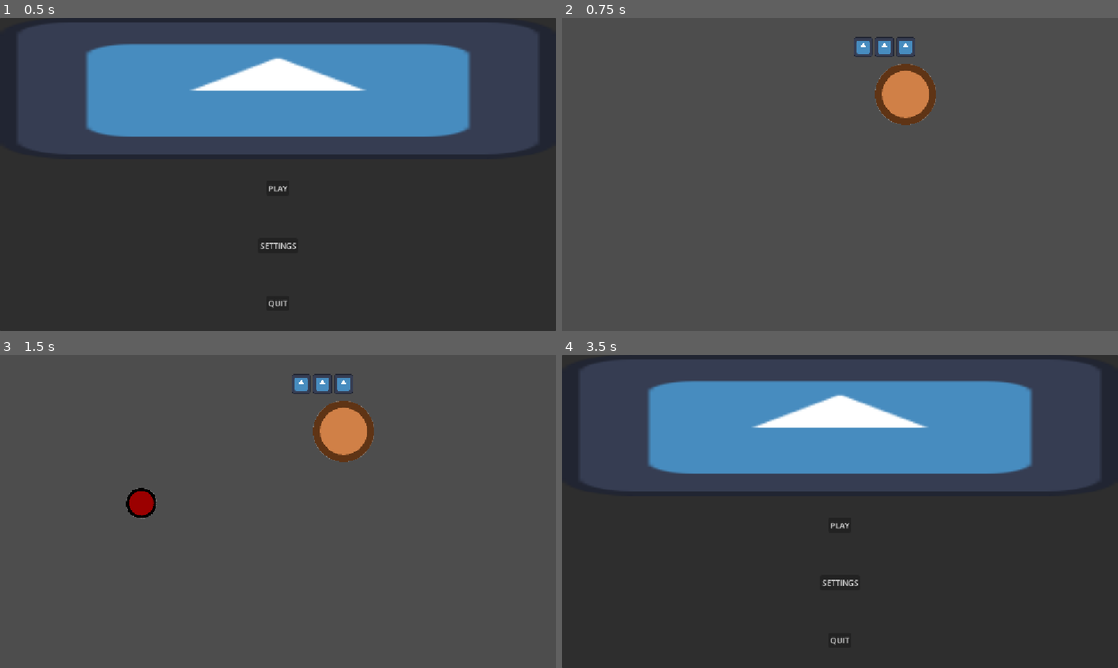
Above: before the commit, frames 1-4 (two rows, left to right).
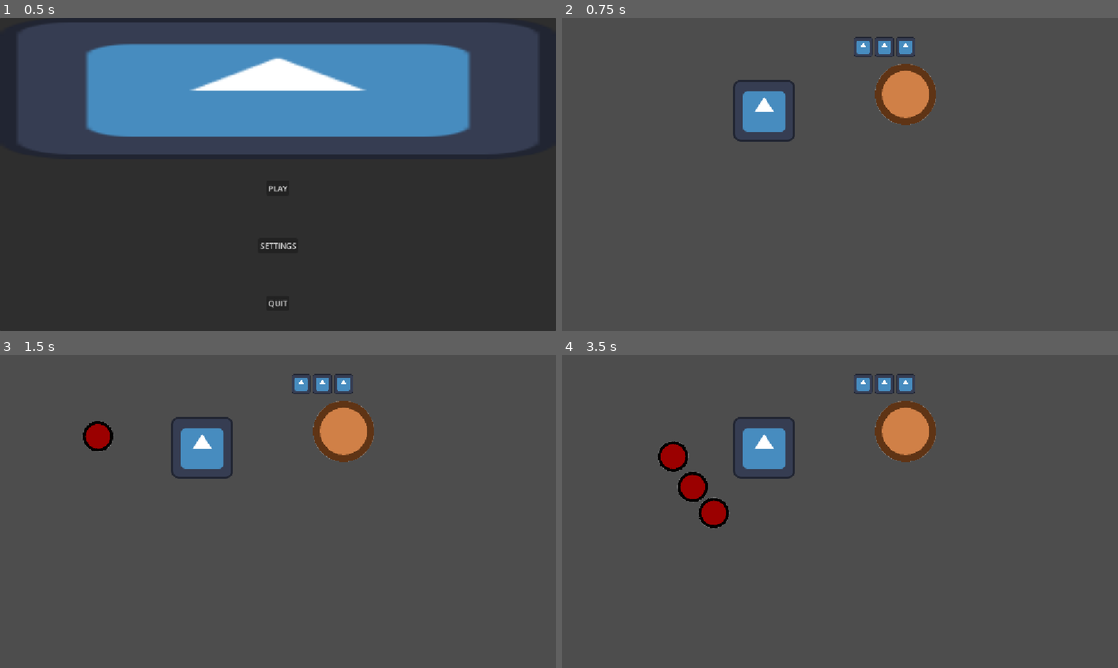
Above: after the commit, the same moments.

Repository: MagnusLucas/BrackeysAugust26
Game: Godot game, scene res://scenes/main_menu.tscn
Same seed, same stepped clock (60 frames per second), same inputs: the game is played once before the commit and once after it. The engine's default icon, where the game draws it, is replaced by a stand-in: a white triangle on a blue panel in a dark square.
Inputs (mouse positions are in pixels of both pictures, inside the frame that each line leads up to):
- Up to frame 1 (0.5 s): no input
- Up to frame 2 (0.75 s): click "PLAY" at 0.5 s
- Up to frame 3 (1.5 s): click (278, 508) at 1.25 s
- Up to frame 4 (3.5 s): click (840, 508) at 2 s; click (840, 508) at 2.75 s

Frame 1 is identical in both runs. In frame 2, 1.3% of the frame differs, in the area x 30-42%, y 19-40%; in frame 3, 2.1%; in frame 4, 81%, in the area x 0-100%, y 0-100%.

Commit message:
Added bullets

Diff:
--- a/components/attack_range.gd
+++ b/components/attack_range.gd
@@ -1,10 +1,6 @@
 @tool
 class_name AttackRange
 extends Area2D
-
-signal enemy_entered_range
-signal enemy_exited_range
-
 
 @export var size := 100.0 : set = _set_size
 var collision_shape: CollisionShape2D
--- a/data/basic_enemy.tres
+++ b/data/basic_enemy.tres
@@ -4,5 +4,5 @@
 
 [resource]
 script = ExtResource("1_hheet")
-speed = 1000
+speed = 100
 metadata/_custom_type_script = "uid://cnr71mbccl4q2"
--- /dev/null
+++ b/data/basic_tower_stats.tres
@@ -0,0 +1,9 @@
+[gd_resource type="Resource" script_class="TowerStats" format=3 uid="uid://tjpah63bte83"]
+
+[ext_resource type="Script" uid="uid://l30wx1ac771v" path="res://data/tower_stats.gd" id="1_e7epm"]
+
+[resource]
+script = ExtResource("1_e7epm")
+see_range = 100.0
+attack_interval = 1.0
+metadata/_custom_type_script = "uid://l30wx1ac771v"
--- a/data/tower_stats.gd
+++ b/data/tower_stats.gd
@@ -1,4 +1,5 @@
 class_name TowerStats
 extends Resource
 
-@export var range: float
+@export var see_range: float
+@export var attack_interval: float
--- a/project.godot
+++ b/project.godot
@@ -25,6 +25,7 @@
 2d_physics/layer_1="tower_attack_range"
 2d_physics/layer_2="enemy"
 2d_physics/layer_3="base"
+2d_physics/layer_4="bullet"
 
 [physics]
 
--- /dev/null
+++ b/scenes/bullet/bullet.gd
@@ -0,0 +1,31 @@
+class_name Bullet
+extends Area2D
+
+const BULLET = preload("uid://ccm10bmhcxkc7")
+
+@export var lifetime_timer: Timer
+var speed := 100.0
+var direction: Vector2
+
+
+static func spawn_bullet(
+		bullet_speed: float, fly_direction: Vector2, lifetime: float) -> Bullet:
+	var bullet: Bullet = BULLET.instantiate()
+	bullet.speed = bullet_speed
+	bullet.direction = fly_direction
+	bullet.lifetime_timer.wait_time = lifetime
+	return bullet
+
+
+func _ready() -> void:
+	lifetime_timer.timeout.connect(queue_free, CONNECT_ONE_SHOT)
+	area_entered.connect(_on_enemy_entered)
+
+
+func _process(delta: float) -> void:
+	global_position += direction * speed * delta
+
+
+func _on_enemy_entered(enemy: Enemy) -> void:
+	enemy.take_damage()
+	queue_free()
--- /dev/null
+++ b/scenes/bullet/bullet.tscn
@@ -0,0 +1,36 @@
+[gd_scene format=3 uid="uid://ccm10bmhcxkc7"]
+
+[ext_resource type="Script" uid="uid://bmyiou3m7ft1g" path="res://components/circle_collision_shape.gd" id="1_7c8un"]
+[ext_resource type="Script" uid="uid://d36sw6jw6p3oj" path="res://scenes/bullet/bullet.gd" id="1_83itf"]
+
+[sub_resource type="CircleShape2D" id="CircleShape2D_83itf"]
+
+[sub_resource type="Gradient" id="Gradient_c6pnf"]
+interpolation_mode = 1
+offsets = PackedFloat32Array(0, 0.71686745)
+colors = PackedColorArray(0, 0, 0, 1, 1, 1, 1, 0)
+
+[sub_resource type="GradientTexture2D" id="GradientTexture2D_g4v7s"]
+gradient = SubResource("Gradient_c6pnf")
+width = 20
+height = 20
+fill = 1
+fill_from = Vector2(0.5, 0.5)
+
+[node name="Bullet" type="Area2D" unique_id=1626648985 node_paths=PackedStringArray("lifetime_timer")]
+collision_layer = 8
+collision_mask = 2
+script = ExtResource("1_83itf")
+lifetime_timer = NodePath("LifetimeTimer")
+
+[node name="CircleCollisionShape" type="CollisionShape2D" parent="." unique_id=1077474005]
+shape = SubResource("CircleShape2D_83itf")
+script = ExtResource("1_7c8un")
+metadata/_custom_type_script = "uid://bmyiou3m7ft1g"
+
+[node name="Sprite2D" type="Sprite2D" parent="." unique_id=538554645]
+texture = SubResource("GradientTexture2D_g4v7s")
+
+[node name="LifetimeTimer" type="Timer" parent="." unique_id=2131042947]
+one_shot = true
+autostart = true
--- a/scenes/enemy/enemy.gd
+++ b/scenes/enemy/enemy.gd
@@ -1,8 +1,14 @@
 class_name Enemy
-extends PathFollow2D
+extends Area2D
 
 @export var enemy_stats: EnemyStats
+@export var path_follow: PathFollow2D
 
 
 func _physics_process(delta: float) -> void:
-	progress += enemy_stats.speed * delta
+	if path_follow:
+		path_follow.progress += enemy_stats.speed * delta
+
+
+func take_damage() -> void:
+	print("ouch! - ", self)
--- a/scenes/enemy/enemy.tscn
+++ b/scenes/enemy/enemy.tscn
@@ -19,12 +19,13 @@
 
 [node name="PathFollow2D" type="PathFollow2D" unique_id=1201246739]
 loop = false
+
+[node name="Enemy" type="Area2D" parent="." unique_id=1680419469 node_paths=PackedStringArray("path_follow")]
+collision_layer = 2
+collision_mask = 6
 script = ExtResource("1_a3pup")
 enemy_stats = ExtResource("2_40wdo")
-
-[node name="Enemy" type="Area2D" parent="." unique_id=1680419469]
-collision_layer = 2
-collision_mask = 6
+path_follow = NodePath("..")
 
 [node name="Sprite2D" type="Sprite2D" parent="Enemy" unique_id=1699808318]
 texture = SubResource("GradientTexture2D_g4v7s")
--- a/scenes/test_scene.tscn
+++ b/scenes/test_scene.tscn
@@ -3,6 +3,7 @@
 [ext_resource type="Script" uid="uid://bkne5s287d6gc" path="res://components/scene_spawner.gd" id="1_j8ivh"]
 [ext_resource type="PackedScene" uid="uid://bde4jky2aqxhm" path="res://scenes/enemy/enemy.tscn" id="2_nd71p"]
 [ext_resource type="PackedScene" uid="uid://b6qexenqqef30" path="res://scenes/base/base.tscn" id="3_nd71p"]
+[ext_resource type="PackedScene" uid="uid://b4ynafkntrxwl" path="res://scenes/tower/tower.tscn" id="4_7ddre"]
 
 [sub_resource type="Curve2D" id="Curve2D_7ddre"]
 _data = {
@@ -32,3 +33,6 @@
 script = ExtResource("1_j8ivh")
 parent = NodePath("../Path2D")
 scene_to_spawn = ExtResource("2_nd71p")
+
+[node name="Tower" parent="." unique_id=1378462679 instance=ExtResource("4_7ddre")]
+position = Vector2(419, 192)
--- a/scenes/tower/tower.gd
+++ b/scenes/tower/tower.gd
@@ -1,4 +1,46 @@
 class_name Tower
 extends Node2D
 
-@export var tower_stats: Variant
+@export var tower_stats: TowerStats : set = set_stats
+
+var enemies_in_range: Array[Enemy]
+
+@onready var attack_range: AttackRange = $AttackRange
+@onready var attack_interval_timer: Timer = $AttackIntervalTimer
+@onready var bullet_spawner: Node2D = $BulletSpawner
+
+
+func _ready() -> void:
+	attack_range.area_entered.connect(_on_attack_range_enemy_entered)
+	attack_range.area_exited.connect(_on_attack_range_enemy_exited)
+	attack_interval_timer.timeout.connect(shoot)
+
+
+func set_stats(value) -> void:
+	tower_stats = value
+	if !tower_stats:
+		return
+	if is_node_ready():
+		attack_interval_timer.wait_time = tower_stats.attack_interval
+		attack_range.size = tower_stats.see_range
+	else:
+		ready.connect(set_stats.bind(tower_stats))
+
+
+func shoot(target: Enemy = enemies_in_range[0]) -> void:
+	var direction := target.global_position - bullet_spawner.global_position
+	var bullet := Bullet.spawn_bullet(100, direction, 10)
+	bullet_spawner.add_child.call_deferred(bullet)
+
+
+func _on_attack_range_enemy_entered(enemy: Enemy) -> void:
+	if enemies_in_range.is_empty():
+		shoot(enemy)
+		attack_interval_timer.start()
+	enemies_in_range.append(enemy)
+
+
+func _on_attack_range_enemy_exited(enemy: Enemy) -> void:
+	enemies_in_range.erase(enemy)
+	if enemies_in_range.is_empty():
+		attack_interval_timer.stop()
--- a/scenes/tower/tower.tscn
+++ b/scenes/tower/tower.tscn
@@ -2,10 +2,12 @@
 
 [ext_resource type="Script" uid="uid://dk5gok64vxf3t" path="res://scenes/tower/tower.gd" id="1_r21n7"]
 [ext_resource type="Texture2D" uid="uid://0jssmfmsn2ra" path="res://icon.svg" id="2_cbwxl"]
+[ext_resource type="Resource" uid="uid://tjpah63bte83" path="res://data/basic_tower_stats.tres" id="2_nfofi"]
 [ext_resource type="Script" uid="uid://br4k1mhulpog1" path="res://components/attack_range.gd" id="3_cbwxl"]
 
 [node name="Tower" type="Node2D" unique_id=1378462679]
 script = ExtResource("1_r21n7")
+tower_stats = ExtResource("2_nfofi")
 
 [node name="Sprite2D" type="Sprite2D" parent="." unique_id=379143641]
 texture = ExtResource("2_cbwxl")
@@ -15,3 +17,7 @@
 monitorable = false
 script = ExtResource("3_cbwxl")
 metadata/_custom_type_script = "uid://br4k1mhulpog1"
+
+[node name="AttackIntervalTimer" type="Timer" parent="." unique_id=1034118862]
+
+[node name="BulletSpawner" type="Node2D" parent="." unique_id=1072665542]
Not shown, added: scenes/bullet/bullet.gd.uid
